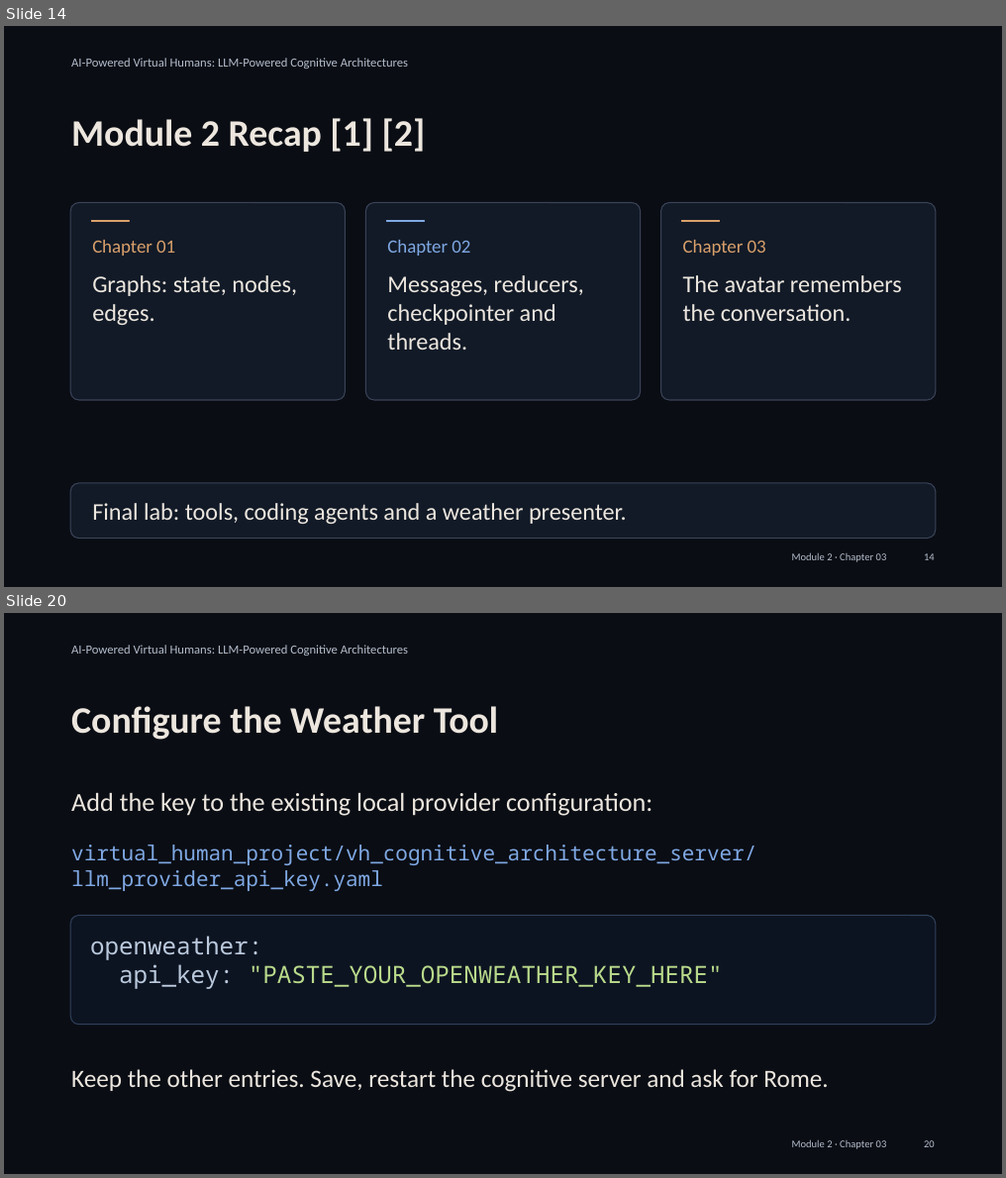
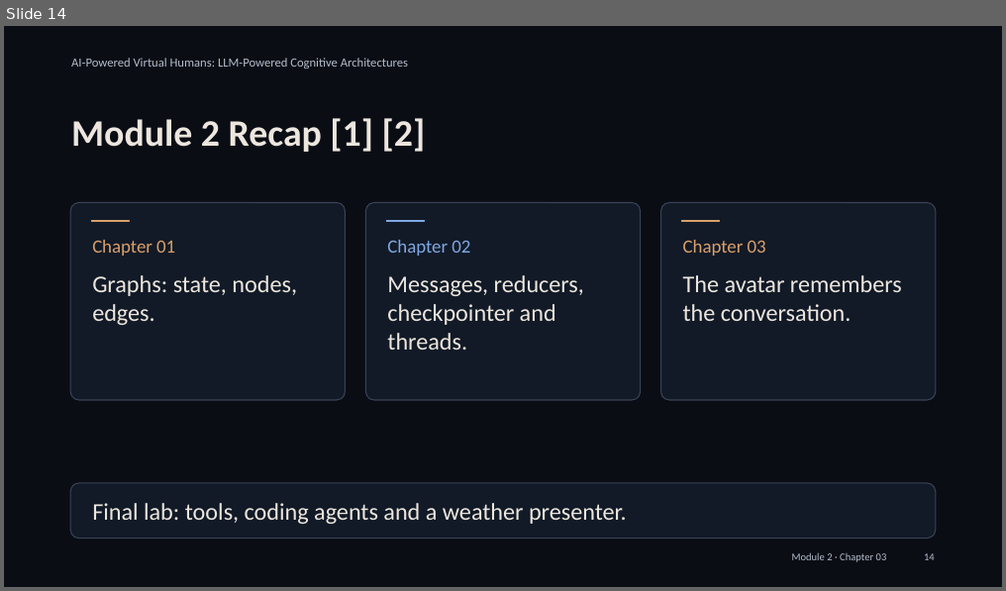
Before and after one commit to alessandropec/virtual-humans-cognitive-architectures, a slide deck: virtual_human_course/Module_2/Chapter_03/Slides/Module_2_Chapter_03_Integration_with_the_Virtual_Human.pptx. Shown one above the other, each under a label of ours: slides 14 and 20 before the commit, slide 14 after it; the slides between them are not shown. The pictures are 1006x1178 and 1006x591 pixels, drawn with LibreOffice and Linux fonts; fonts in the diff are those of the drawing. Boxes give left, top, right and bottom in pixels: in the first picture for what was removed or moved away, otherwise in the second. Text is boxed around its words. In the diff, an @@ line names an element or a change of style, - is before the commit and + after.

Commit message:
Simplify tool lesson and split coding-agent exercises into game, weather and whiteboard

```diff
--- a/virtual_human_course/Module_2/Chapter_03/Slides/Module_2_Chapter_03_Integration_with_the_Virtual_Human.pptx
+++ b/virtual_human_course/Module_2/Chapter_03/Slides/Module_2_Chapter_03_Integration_with_the_Virtual_Human.pptx
@@ slide 20 removed at [4,613,1002,1174], background #0A0D14 @@
@@ text removed at [71,645,408,656] @@
-AI-Powered Virtual Humans: LLM-Powered Cognitive Architectures
@@ text removed at [71,706,498,740] @@
-Configure the Weather Tool
@@ text removed at [71,792,652,816] @@
-Add the key to the existing local provider configuration:
@@ text removed at [71,845,756,891] @@
-virtual_human_project/vh_cognitive_architecture_server/
-llm_provider_api_key.yaml
@@ rounded rectangle removed at [71,915,936,1024] @@
@@ text removed at [90,936,723,989] @@
-openweather:
-api_key: "PASTE_YOUR_OPENWEATHER_KEY_HERE"
@@ text removed at [71,1069,828,1092] @@
-Keep the other entries. Save, restart the cognitive server and ask for Rome.
@@ text removed at [792,1140,887,1150] @@
-Module 2 · Chapter 03
@@ text removed at [924,1141,935,1148] @@
-20
```
Also in this commit, not shown: 7 slides changed, 9 slides added, 7 other slides removed, 3 other files.
